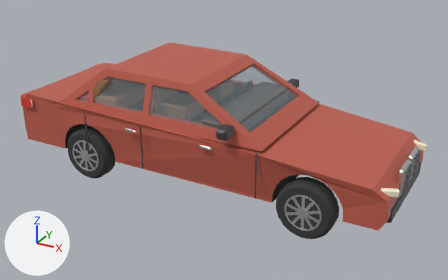
The glTF model public/games/flip/dmw5.glb: old version first, new version second.
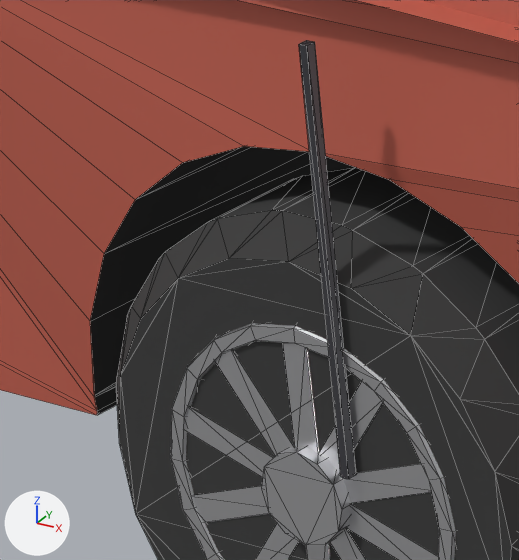
The first picture shows the older version from a camera (50 mm lens) standing at (3.65, -6.37, 3.71) and looking at (0.15, -0.01, 0.53). The close-ups show the older and then the newer version on the part from 13% to 23% of the width and 40% to 58% of the height of that picture. Only the edits that show in the close-ups are written down. The lights are fixed; the arrows at lower left show +X, +Y and +Z. The close-ups show mesh edges as thin lines. Vertices at exactly the same position are counted once.

The older version as bpy lines, for what is in view:
```python
me_body_006 = bpy.data.meshes.new('Body.006')
me_body_006.from_pydata(...)  # 180 vertices, 384 faces; spans x -2.47..2.47, y -0.91..0.91, z 0.3..1.48
# faces by material slot: [302, 82]
me_body_006.materials.append(mat_body)  # red #c46150
me_body_006.materials.append(mat_well)  # black #272727
me_dark_006 = bpy.data.meshes.new('Dark.006')
me_dark_006.from_pydata(...)  # 324 vertices, 588 faces; spans x -2.48..2.5, y -1.03..1.03, z 0.32..1.24
me_dark_006.materials.append(mat_dark)  # dark grey #45454b
me_rim_006 = bpy.data.meshes.new('Rim.006')
me_rim_006.from_pydata(...)  # 896 vertices, 1616 faces; spans x -1.59..1.83, y -0.94..0.94, z 0.12..0.56
me_rim_006.materials.append(mat_rim)  # light grey #dadadd
ob_body_007 = bpy.data.objects.new('Body.007', me_body_006)
ob_body_007.location = (0.0, 0.0, 0.0)
ob_dark_007 = bpy.data.objects.new('Dark.007', me_dark_006)
ob_dark_007.location = (0.0, 0.0, 0.0)
ob_rim_007 = bpy.data.objects.new('Rim.007', me_rim_006)
ob_rim_007.location = (0.0, 0.0, 0.0)
# also in view: 'Tire.007' at (0.12, 0.0, 0.34)
```
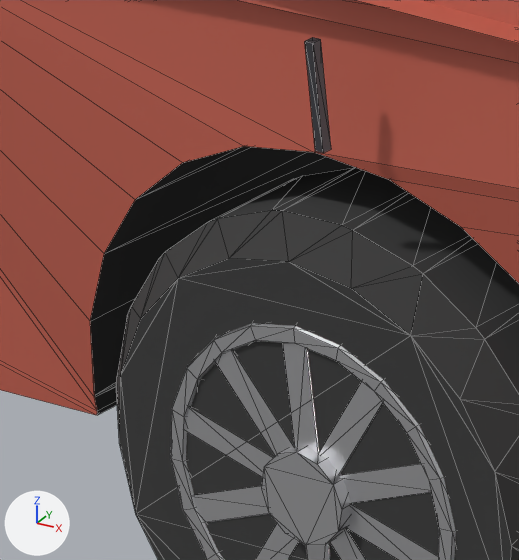
Changed parts and their boxes [x1, y1, x2, y2] in the close-ups (519 x 560 px):
'Dark.007', reshaped: before [299, 40, 356, 479]; after [305, 37, 331, 153]

Edits to the bpy script that builds the scene:
```text
Change me_dark_006:
    used by ob_dark_007; location = (0.0, 0.0, 0.0)
    remove me_dark_006.from_pydata(...)  # 324 vertices, 588 faces; spans x -2.48..2.5, y -1.03..1.03, z 0.32..1.24
    add me_dark_006.from_pydata(...)  # 404 vertices, 724 faces; spans x -2.48..2.5, y -1.03..1.03, z 0.32..1.24
    me_dark_006 part 1: 6 vertices removed from x -1.31..-1.29, y -0.93..-0.92, z 0.38..0.92; 6 vertices added at x -1.31..-1.29, y -0.92..-0.91, z 0.79..0.92
    other edits to the shape of me_dark_006 do not show in these pictures
```
